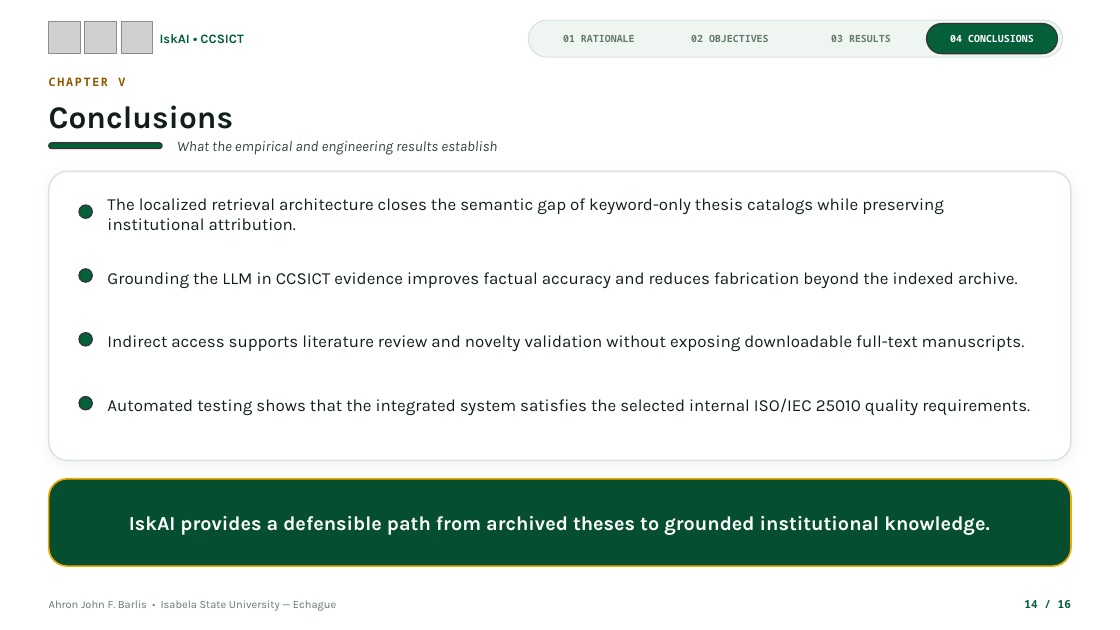
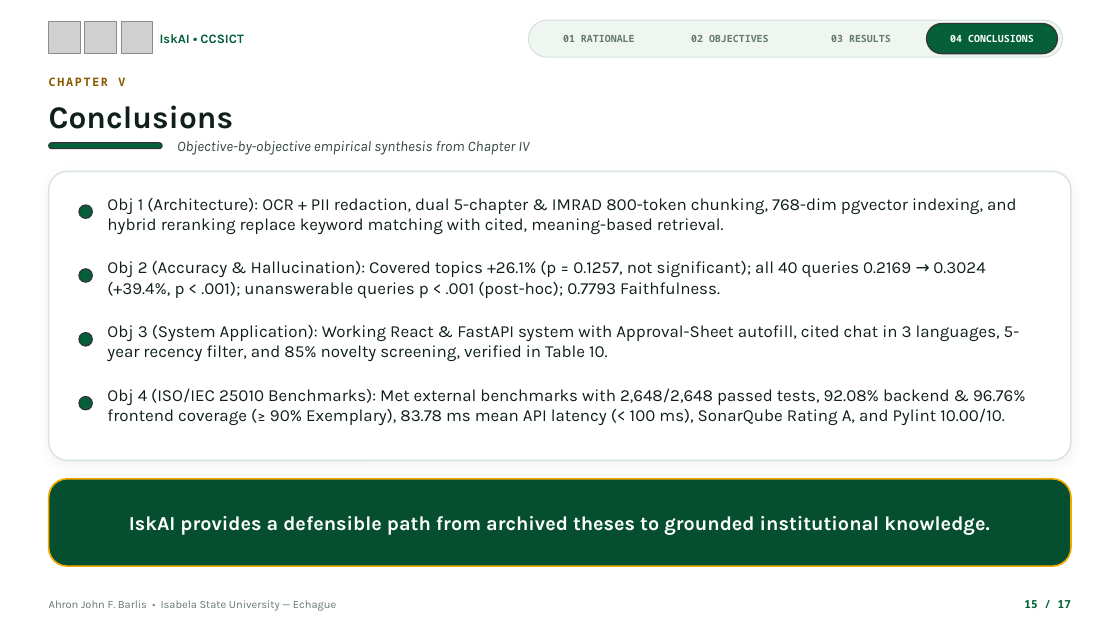
Before and after one commit to Kakko15/Thesis-V1.2, a slide deck: slide 21 of IskAI_Thesis_Defense_PPT.pptx (slide 20 before the commit). Drawn at 1120x630 pixels with LibreOffice and Linux fonts; fonts in the diff are those of the drawing; grey boxes stand for pictures; background and template pictures are left out. Boxes give left, top, right and bottom in pixels: in the first picture for what was removed or moved away, otherwise in the second. Text is boxed around its words. In the diff, an @@ line names an element or a change of style, - is before the commit and + after.

Commit message:
feat: add user manual documentation and automated build script with backend RAG verification tools

```diff
--- a/IskAI_Thesis_Defense_PPT.pptx
+++ b/IskAI_Thesis_Defense_PPT.pptx
@@ text at (177,141,529,155): text changed @@
-What the empirical and engineering results establish
+Objective-by-objective empirical synthesis from Chapter IV
@@ text at (107,198,1017,234): text changed @@
-The localized retrieval architecture closes the semantic gap of keyword-only thesis catalogs while preserving institutional attribution.
+Obj 1 (Architecture): OCR + PII redaction, dual 5-chapter & IMRAD 800-token chunking, 768-dim pgvector indexing, and hybrid reranking replace keyword matching with cited, meaning-based retrieval.
@@ text at (107,261,985,298): text changed @@
-Grounding the LLM in CCSICT evidence improves factual accuracy and reduces fabrication beyond the indexed archive.
+Obj 2 (Accuracy & Hallucination): Covered topics +26.1% (p = 0.1257, not significant); all 40 queries 0.2169 → 0.3024 (+39.4%, p < .001); unanswerable queries p < .001 (post-hoc); 0.7793 Faithfulness.
@@ text at (107,325,1019,361): text changed @@
-Indirect access supports literature review and novelty validation without exposing downloadable full-text manuscripts.
+Obj 3 (System Application): Working React & FastAPI system with Approval-Sheet autofill, cited chat in 3 languages, 5-year recency filter, and 85% novelty screening, verified in Table 10.
@@ text at (107,388,1025,425): text changed @@
-Automated testing shows that the integrated system satisfies the selected internal ISO/IEC 25010 quality requirements.
+Obj 4 (ISO/IEC 25010 Benchmarks): Met external benchmarks with 2,648/2,648 passed tests, 92.08% backend & 96.76% frontend coverage (≥ 90% Exemplary), 83.78 ms mean API latency (< 100 ms), SonarQube Rating A, and Pylint 10.00/10.
@@ text at (1024,600,1071,608): text changed @@
-14 / 16
+15 / 17
```
Also in this commit, not shown: 19 other slides changed, 1 slide added, 46 other files.
